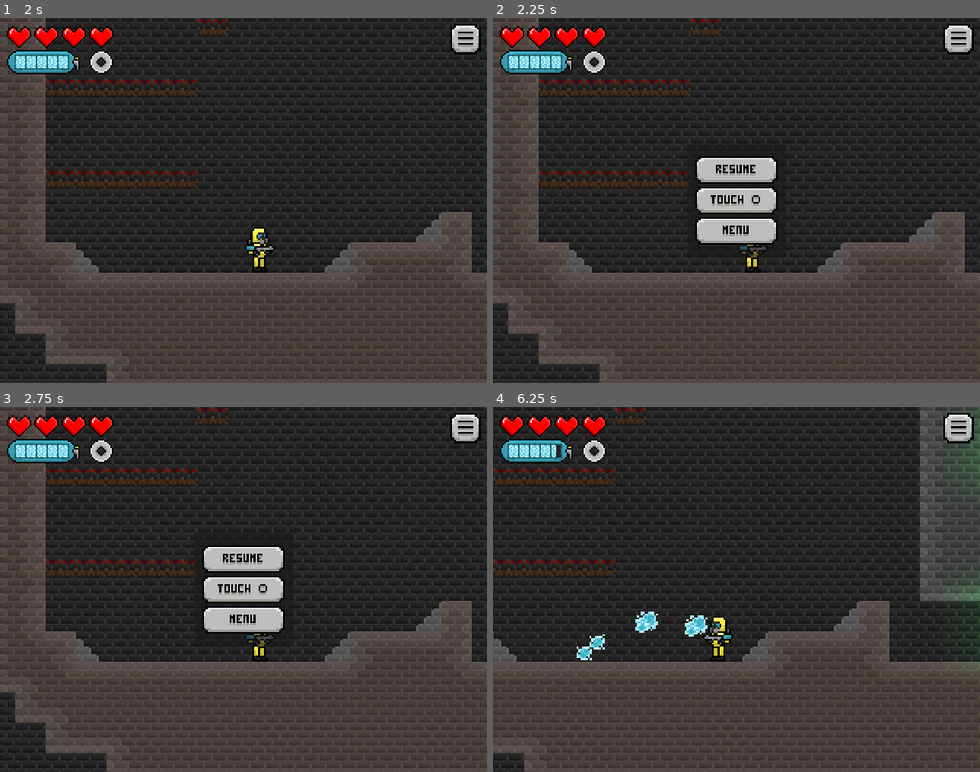
Above: before the commit, frames 1-4 (two rows, left to right).
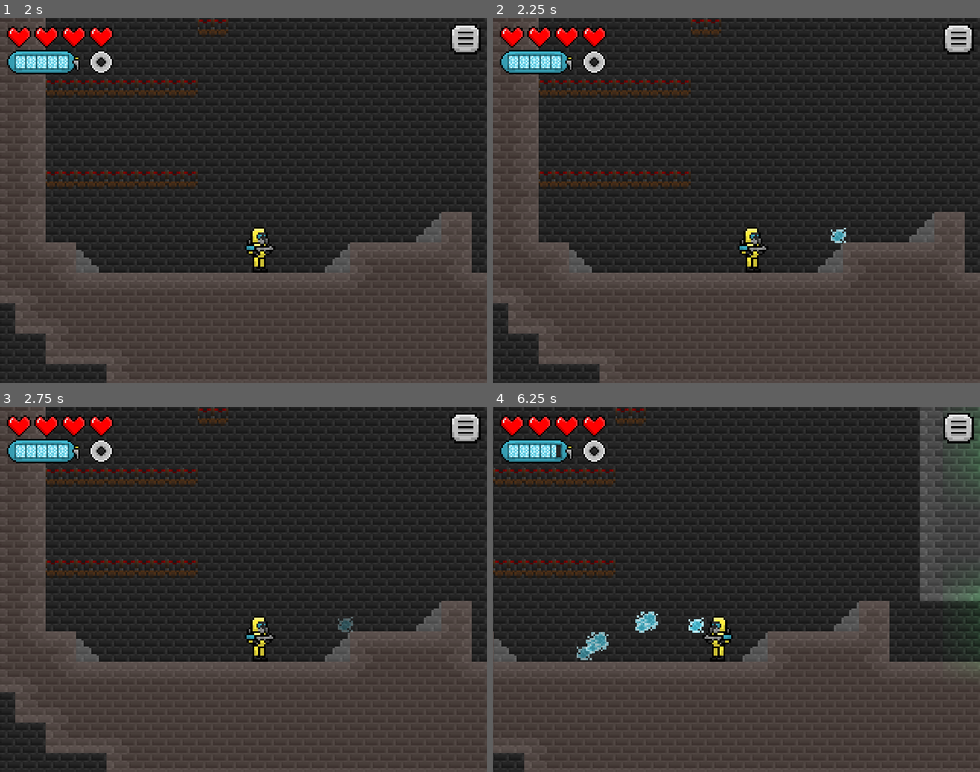
Above: after the commit, the same moments.

Repository: AllaOasis/GameJam2026
Game: Godot game, scene res://Assets/Scenes/main_menu.tscn
The game is run twice, just before and just after one commit, with the same random seed, the same clock (stepped at 60 frames per second) and the same inputs. The engine's default icon, where the game draws it, is replaced by a stand-in: a white triangle on a blue panel in a dark square.
Inputs (mouse positions are in pixels of both pictures, inside the frame that each line leads up to; where the layout moved, square brackets give the same spot in the first picture):
- Up to frame 1 (2 s): click (82, 91) at 0.5 s; click "LEVEL 1" at 1.25 s
- Up to frame 2 (2.25 s): click (960, 39) at 2 s
- Up to frame 3 (2.75 s): no input
- Up to frame 4 (6.25 s): click (960, 428) [736, 560] at 2.75 s; tap Enter at 3.5 s; move the mouse to (843, 571) at 3.52 s; hold D (Right) 3.53-4.25 s; tap Shift (Dash) at 3.6, 5.3 s; click (843, 571) at 3.67 s; tap Space (Jump) at 3.77, 4.07 s; tap E (Interact) at 3.8 s; drag from (639, 607) to (712, 662) at 4.27 s; move the mouse to (785, 509) at 5.02 s; hold A (Left) 5.03-5.75 s; hold Space (Jump) 5.03-5.75 s; drag from (712, 662) to (590, 534) at 5.77 s

Frame 1 is identical in both runs. In frame 2, 3.9% of the frame differs, in the area x 39-73%, y 37-66%; in frame 3, 3.9%; in frame 4, 0.6%.

Commit message:
Death and more

Diff:
--- a/Assets/GameObjects/Collectables/toxic_fragment.tscn
+++ b/Assets/GameObjects/Collectables/toxic_fragment.tscn
@@ -1,7 +1,7 @@
 [gd_scene format=3 uid="uid://cnmvu644aiehk"]
 
 [ext_resource type="Script" uid="uid://dwqygjyj3gaif" path="res://Scripts/Interactables/toxic_fragment.gd" id="1_w7xsn"]
-[ext_resource type="Texture2D" uid="uid://bp5lfr4n72sun" path="res://Textures/Enemy/Radioactive-Fragment.png" id="2_owlge"]
+[ext_resource type="Texture2D" uid="uid://bp5lfr4n72sun" path="res://Textures/Interactables/Radioactive-Fragment.png" id="2_owlge"]
 
 [sub_resource type="RectangleShape2D" id="RectangleShape2D_45v3f"]
 size = Vector2(12, 12)
--- a/Assets/GameObjects/Enemy/Enemy.tscn
+++ b/Assets/GameObjects/Enemy/Enemy.tscn
@@ -17,7 +17,7 @@
 
 [node name="Enemy" type="CharacterBody2D" unique_id=147339882 node_paths=PackedStringArray("sprite", "detect_area", "wall_check", "ground_check", "attack_area")]
 collision_layer = 4
-collision_mask = 129
+collision_mask = 145
 script = ExtResource("1_infww")
 sprite = NodePath("AnimatedSprite2D")
 detect_area = NodePath("DetectArea")
@@ -36,7 +36,7 @@
 
 [node name="DetectArea" type="Area2D" parent="." unique_id=1610331137]
 collision_layer = 0
-collision_mask = 2
+collision_mask = 18
 
 [node name="CollisionShape2D" type="CollisionShape2D" parent="DetectArea" unique_id=515673653]
 shape = SubResource("RectangleShape2D_jctj4")
--- a/Assets/GameObjects/Enemy/enemy.gd
+++ b/Assets/GameObjects/Enemy/enemy.gd
@@ -72,7 +72,7 @@
 	turn_timer = maxf(turn_timer - delta, 0.0)
 
 	# Choose Movement Direction
-	var chasing: bool = is_instance_valid(chase_target)
+	var chasing: bool = is_instance_valid(chase_target) and !GameData.is_player_dead
 
 	if chasing:
 		var distance_x: float = (
--- a/Assets/GameObjects/Foam/Foam.tscn
+++ b/Assets/GameObjects/Foam/Foam.tscn
@@ -9,7 +9,7 @@
 
 [node name="Foam" type="Area2D" unique_id=1980397966 node_paths=PackedStringArray("sprite")]
 collision_layer = 0
-collision_mask = 133
+collision_mask = 149
 script = ExtResource("1_pn14t")
 small_texture = ExtResource("2_3cx0f")
 medium_texture = ExtResource("3_3cx0f")
--- a/Assets/GameObjects/Foam/foam.gd
+++ b/Assets/GameObjects/Foam/foam.gd
@@ -46,7 +46,7 @@
 		global_position += velocity * delta
 
 	var percent = 1 - timer / lifetime;
-
+	sprite.modulate.a = percent
 
 
 func _on_body_entered(body: Node2D) -> void:
--- a/Assets/GameObjects/Machines/decontamination_machine_animations.tres
+++ b/Assets/GameObjects/Machines/decontamination_machine_animations.tres
@@ -1,6 +1,6 @@
 [gd_resource type="SpriteFrames" format=3 uid="uid://pj3d8c5fecf4"]
 
-[ext_resource type="Texture2D" uid="uid://dutxgwvnk1a68" path="res://Textures/Decontamination-Machine-Sheet.png" id="1_83o64"]
+[ext_resource type="Texture2D" uid="uid://dutxgwvnk1a68" path="res://Textures/Interactables/Decontamination-Machine-Sheet.png" id="1_83o64"]
 
 [sub_resource type="AtlasTexture" id="AtlasTexture_x03o1"]
 atlas = ExtResource("1_83o64")
--- a/Assets/GameObjects/Machines/foam_machine.tscn
+++ b/Assets/GameObjects/Machines/foam_machine.tscn
@@ -1,7 +1,7 @@
 [gd_scene format=3 uid="uid://wh1wwrkyrs7"]
 
 [ext_resource type="Script" uid="uid://conhb0adpql86" path="res://Scripts/Interactables/foam_machine.gd" id="1_5qcc7"]
-[ext_resource type="Texture2D" uid="uid://dkupm4mpqvq3" path="res://Textures/Tank-Restock.png" id="1_pqtsh"]
+[ext_resource type="Texture2D" uid="uid://dkupm4mpqvq3" path="res://Textures/Interactables/Tank-Restock.png" id="1_pqtsh"]
 
 [sub_resource type="RectangleShape2D" id="RectangleShape2D_np7a2"]
 size = Vector2(32, 32)
--- a/Assets/GameObjects/Player/player_frames.tres
+++ b/Assets/GameObjects/Player/player_frames.tres
@@ -180,7 +180,7 @@
 }],
 "loop": 0,
 "name": &"death",
-"speed": 5.0
+"speed": 10.0
 }, {
 "frames": [{
 "duration": 1.0,
--- a/Assets/Scenes/levels/movement_test.tscn
+++ b/Assets/Scenes/levels/movement_test.tscn
@@ -72,7 +72,12 @@
 [node name="Entities" type="Node" parent="World" unique_id=1516273730]
 
 [node name="Enemy" parent="World/Entities" unique_id=147339882 instance=ExtResource("12_ad3ke")]
+visible = false
 position = Vector2(606, 125)
+
+[node name="Enemy2" parent="World/Entities" unique_id=778196237 instance=ExtResource("12_ad3ke")]
+visible = false
+position = Vector2(504, 31)
 
 [node name="DecoreFront" type="TileMapLayer" parent="World" unique_id=1868352746]
 z_index = 10
--- a/Assets/TileSets/background_tile_set.tres
+++ b/Assets/TileSets/background_tile_set.tres
@@ -14,6 +14,16 @@
 [sub_resource type="TileSetAtlasSource" id="TileSetAtlasSource_l5m6e"]
 texture = ExtResource("2_j7dhq")
 0:0/0 = 0
+0:0/0/terrain_set = 0
+0:0/0/terrain = 1
+0:0/0/terrains_peering_bit/right_side = 1
+0:0/0/terrains_peering_bit/bottom_right_corner = 1
+0:0/0/terrains_peering_bit/bottom_side = 1
+0:0/0/terrains_peering_bit/bottom_left_corner = 1
+0:0/0/terrains_peering_bit/left_side = 1
+0:0/0/terrains_peering_bit/top_left_corner = 1
+0:0/0/terrains_peering_bit/top_side = 1
+0:0/0/terrains_peering_bit/top_right_corner = 1
 
 [sub_resource type="TileSetAtlasSource" id="TileSetAtlasSource_ihuie"]
 texture = ExtResource("1_j7dhq")
@@ -39,6 +49,8 @@
 terrain_set_0/mode = 0
 terrain_set_0/terrain_0/name = "Background"
 terrain_set_0/terrain_0/color = Color(0.5, 0.34375, 0.25, 1)
+terrain_set_0/terrain_1/name = "Background2"
+terrain_set_0/terrain_1/color = Color(0.5, 0.4375, 0.25, 1)
 sources/12 = SubResource("TileSetAtlasSource_ihuie")
 sources/0 = SubResource("TileSetAtlasSource_j7dhq")
 sources/1 = SubResource("TileSetAtlasSource_l5m6e")
--- a/Assets/UI/user_interface.tscn
+++ b/Assets/UI/user_interface.tscn
@@ -15,6 +15,9 @@
 [ext_resource type="Texture2D" uid="uid://n5nba62lmomn" path="res://Textures/UI/touch-on.png" id="7_xryph"]
 [ext_resource type="Texture2D" uid="uid://cekfx1ohbjuqp" path="res://Textures/UI/touch-off.png" id="8_fojfy"]
 [ext_resource type="Script" uid="uid://cl48x0pr8we8o" path="res://Scripts/UI/Buttons/SettingsToggleButton.gd" id="9_xryph"]
+[ext_resource type="Texture2D" uid="uid://daajrocfxsr7k" path="res://Textures/UI/Game-Over-Text.png" id="16_xdasw"]
+[ext_resource type="Texture2D" uid="uid://8qgjlvos5b6b" path="res://Textures/UI/Button/ButtonDown/Continue-Button.png" id="17_x3n41"]
+[ext_resource type="Texture2D" uid="uid://dfnf3gwnst7hk" path="res://Textures/UI/Button/Continue-Button-Clicked.png" id="18_kuv2s"]
 
 [sub_resource type="AtlasTexture" id="AtlasTexture_np7a2"]
 atlas = ExtResource("5_4x04t")
@@ -27,7 +30,7 @@
 [node name="UserInterface" type="CanvasLayer" unique_id=392176404]
 script = ExtResource("1_oxvhq")
 
-[node name="UIHandler" type="Control" parent="." unique_id=1208962041 node_paths=PackedStringArray("hearts_container", "dash_cooldown", "foam_tank", "pause_menu", "touch_controlls")]
+[node name="UIHandler" type="Control" parent="." unique_id=1208962041 node_paths=PackedStringArray("hearts_container", "dash_cooldown", "foam_tank", "pause_menu", "death_background", "death_text", "death_button", "pause_button", "touch_controlls")]
 process_mode = 3
 layout_mode = 3
 anchors_preset = 15
@@ -41,6 +44,12 @@
 dash_cooldown = NodePath("DashDisplay")
 foam_tank = NodePath("FoamDisplay")
 pause_menu = NodePath("PauseMenu")
+death_background = NodePath("DeathBackground")
+death_text = NodePath("DeathBackground/DeathText")
+death_button = NodePath("DeathBackground/DeathButton")
+animation_duration = 3.0
+initial_delay = 1.0
+pause_button = NodePath("PauseButton")
 touch_controlls = NodePath("AndroidInterface")
 metadata/_custom_type_script = "uid://cqptqrjy58rko"
 
@@ -64,7 +73,7 @@
 offset_bottom = 74.0
 texture = SubResource("AtlasTexture_82yni")
 
-[node name="ActionButton" type="TextureButton" parent="UIHandler" unique_id=1479259250]
+[node name="PauseButton" type="TextureButton" parent="UIHandler" unique_id=1479259250]
 layout_mode = 1
 anchors_preset = 1
 anchor_left = 1.0
@@ -164,3 +173,42 @@
 script = ExtResource("7_fojfy")
 level_path = "uid://bw0bsrvbkhlv8"
 metadata/_custom_type_script = "uid://b56qifb45ldel"
+
+[node name="DeathBackground" type="ColorRect" parent="UIHandler" unique_id=320039154]
+layout_mode = 1
+anchors_preset = 15
+anchor_right = 1.0
+anchor_bottom = 1.0
+grow_horizontal = 2
+grow_vertical = 2
+color = Color(0, 0, 0, 1)
+
+[node name="DeathText" type="TextureRect" parent="UIHandler/DeathBackground" unique_id=581673313]
+layout_mode = 1
+anchors_preset = 5
+anchor_left = 0.5
+anchor_right = 0.5
+offset_left = -240.0
+offset_top = 100.0
+offset_right = 240.0
+offset_bottom = 300.0
+grow_horizontal = 2
+texture = ExtResource("16_xdasw")
+stretch_mode = 5
+
+[node name="DeathButton" type="TextureButton" parent="UIHandler/DeathBackground" unique_id=1262847932]
+layout_mode = 1
+anchors_preset = 5
+anchor_left = 0.5
+anchor_right = 0.5
+offset_left = -100.0
+offset_top = 250.0
+offset_right = 100.0
+offset_bottom = 370.0
+grow_horizontal = 2
+texture_normal = ExtResource("17_x3n41")
+texture_pressed = ExtResource("18_kuv2s")
+stretch_mode = 5
+script = ExtResource("7_fojfy")
+level_path = "uid://dodyq4d6gm02c"
+metadata/_custom_type_script = "uid://b56qifb45ldel"
--- a/Scripts/Interactables/damage_area.gd
+++ b/Scripts/Interactables/damage_area.gd
@@ -40,6 +40,6 @@
 		return
 	player_controller.hazard_system.take_damage(damage_amount)
 
-func _process(delta: float) -> void:
+func _process(_delta: float) -> void:
 	if player_in_range:
 		_try_damage()
--- a/Scripts/Player/HazardSystem.gd
+++ b/Scripts/Player/HazardSystem.gd
@@ -97,16 +97,15 @@
 		health_changed.emit(current_health, max_health)
 
 func take_damage(amount: int) -> void:
-	print("Damage Attempt")
-	if damageImunity or amount <= 0 or damage_imunity_timer > 0:
+	if damageImunity or amount <= 0 or damage_imunity_timer > 0 or GameData.is_player_dead:
 		return
 
 	var previous_health: int = current_health
 
 	current_health = maxi(current_health - amount, 0)
 
-
 	if current_health < previous_health:
+		damage_imunity_timer = damage_imunity_time
 		health_regen_timer = health_regen_delay
 		health_regen_accumulator = 0.0
 		health_changed.emit(current_health, max_health)
--- a/Scripts/Player/PlayerController.gd
+++ b/Scripts/Player/PlayerController.gd
@@ -8,7 +8,98 @@
 
 var ground_tile_map: TileMapLayer
 
+# ============================================================
+# Config Data
+# ============================================================
+
+@export_category("Movement Controller")
+@export_subgroup("Movement")
+
+@export_range(0, 1000, 0.01, "hide_slider")
+var speed: float = 100.0
+
+@export_range(0, 10000, 0.01, "hide_slider")
+var acceleration: float = 1000.0
+
+@export_range(0, 10000, 0.01, "hide_slider")
+var deceleration: float = 800.0
+
+
+@export_subgroup("Jumping")
+
+@export_range(0, 1000, 0.01, "hide_slider")
+var jump_velocity: float = 200.0
+
+@export_range(0, 1, 0.01, "prefer_slider")
+var jump_buffer_time: float = 0.1
+
+@export_range(0, 1, 0.01, "prefer_slider")
+var coyote_time: float = 0.1
+
+@export_range(0, 1, 0.01, "prefer_slider")
+var jump_cut_multiplier: float = 0.5
+
+@export var double_jump: bool = true
+
+@export var wall_jump: bool = true
+
+@export var allow_double_and_wall_jump: bool = true
+
+@export var infinite_wall_jump: bool = false
+
+@export var infinite_double_jump: bool = false
+
+
+@export_subgroup("Dash")
+
+@export_range(0, 2000, 0.01, "hide_slider")
+var dash_speed: float = 250.0
+
+@export_range(0, 1, 0.01, "prefer_slider")
+var dash_time: float = 0.15
+
+@export_range(0, 60, 0.01, "prefer_slider")
+var dash_cooldown_time: float = 2.0
+
+@export_range(0, 1, 0.01, "prefer_slider")
+var dash_gravity_damping: float = 0.33
+
+@export var dash: bool = true
+
+
+@export_subgroup("Drop Through")
+
+@export var drop_through: bool = true
+@export var drop_through_time: float = 0.2
+
+
+# ============================================================
+# Runtime Data
+# ============================================================
+
+var jump_buffer_timer: float = 0.0
+var coyote_timer: float = 0.0
+
+var can_double_jump: bool = false
+var can_wall_jump: bool = false
+
+var can_dash: bool = true
+var dash_timer: float = 0.0
+var dash_cooldown_timer: float = 0.0
+
+var drop_through_timer: float = 0.0
+
+var current_ground_type: String = ""
+var current_ground_drop_through: bool = false
+
+# 1.0 = facing right
+# -1.0 = facing left
+var orientation: float = 1.0
+
+
 func _ready() -> void:
+	GameData.is_player_dead = false
+
 	if !player:
 		push_error("PlayerController: Missing Player Reference!")
 		push_warning("PlayerController: Disabling Movement Controller.")
@@ -149,91 +240,3 @@
 		and current_ground_drop_through
 		and player.is_on_floor()
 	)
-
-# ============================================================
-# Config Data
-# ============================================================
-
-@export_category("Movement Controller")
-@export_subgroup("Movement")
-
-@export_range(0, 1000, 0.01, "hide_slider")
-var speed: float = 100.0
-
-@export_range(0, 10000, 0.01, "hide_slider")
-var acceleration: float = 1000.0
-
-@export_range(0, 10000, 0.01, "hide_slider")
-var deceleration: float = 800.0
-
-
-@export_subgroup("Jumping")
-
-@export_range(0, 1000, 0.01, "hide_slider")
-var jump_velocity: float = 200.0
-
-@export_range(0, 1, 0.01, "prefer_slider")
-var jump_buffer_time: float = 0.1
-
-@export_range(0, 1, 0.01, "prefer_slider")
-var coyote_time: float = 0.1
-
-@export_range(0, 1, 0.01, "prefer_slider")
-var jump_cut_multiplier: float = 0.5
-
-@export var double_jump: bool = true
-
-@export var wall_jump: bool = true
-
-@export var allow_double_and_wall_jump: bool = true
-
-@export var infinite_wall_jump: bool = false
-
-@export var infinite_double_jump: bool = false
-
-
-@export_subgroup("Dash")
-
-@export_range(0, 2000, 0.01, "hide_slider")
-var dash_speed: float = 250.0
-
-@export_range(0, 1, 0.01, "prefer_slider")
-var dash_time: float = 0.15
-
-@export_range(0, 60, 0.01, "prefer_slider")
-var dash_cooldown_time: float = 2.0
-
-@export_range(0, 1, 0.01, "prefer_slider")
-var dash_gravity_damping: float = 0.33
-
-@export var dash: bool = true
-
-
-@export_subgroup("Drop Through")
-
-@export var drop_through: bool = true
-@export var drop_through_time: float = 0.2
-
-
-# ============================================================
-# Runtime Data
-# ============================================================
-
-var jump_buffer_timer: float = 0.0
-var coyote_timer: float = 0.0
-
-var can_double_jump: bool = false
-var can_wall_jump: bool = false
-
-var can_dash: bool = true
-var dash_timer: float = 0.0
-var dash_cooldown_timer: float = 0.0
-
-var drop_through_timer: float = 0.0
-
-var current_ground_type: String = ""
-var current_ground_drop_through: bool = false
-
-# 1.0 = facing right
-# -1.0 = facing left
-var orientation: float = 1.0
--- a/Scripts/UI/UIHandler.gd
+++ b/Scripts/UI/UIHandler.gd
@@ -17,8 +17,20 @@
 @export_subgroup("Menus")
 @export var pause_menu: Node
 
+@export_subgroup("Death Animation")
+@export var death_background: CanvasItem
+@export var death_text: CanvasItem
+@export var death_button: CanvasItem
+@export var animation_duration: float = 2
+@export var initial_delay: float = 1.5
+
 @export_subgroup("Android & Touch")
+@export var pause_button: Node
 @export var touch_controlls: Node;
+
+var death_background_timer: float = 0
+var death_text_timer: float = 0
+var death_button_timer: float = 0
 
 
 
@@ -63,12 +75,15 @@
 		player_controller.hazard_system.toxin_level_changed.connect(_on_toxin_level_changed)
 
 	create_hearts()
-
-	call_deferred(
-		"update_hearts",
-		player_controller.hazard_system.current_health,
-		player_controller.hazard_system.max_health
-	)
+	call_deferred("update_hearts", player_controller.hazard_system.current_health, player_controller.hazard_system.max_health)
+
+	GameData.player_death.connect(player_death)
+
+	death_background.modulate.a = 0
+	death_button.modulate.a = 0
+	death_text.modulate.a = 0
+
+
 
 func create_hearts() -> void:
 	# Remove existing hearts.
@@ -144,6 +159,20 @@
 	)
 
 func _process(_delta: float) -> void:
+	if GameData.is_player_dead:
+		if initial_delay <= 0:
+			if death_background_timer > 0:
+				death_background.modulate.a = clampf(1.0 - death_background_timer / (animation_duration / 3.0), 0.0, 1.0)
+				death_background_timer -= _delta
+			elif death_text_timer > 0:
+				death_text.modulate.a = clampf(1.0 - death_text_timer / (animation_duration / 3.0), 0.0, 1.0)
+				death_text_timer -= _delta
+			elif death_button_timer > 0:
+				death_button.modulate.a = clampf(1.0 - death_button_timer / (animation_duration / 3.0), 0.0, 1.0)
+				death_button_timer -= _delta
+		initial_delay -= _delta
+		return
+
 	if Input.is_action_just_pressed("Pause"):
 		PauseManager.toggle_pause()
 
@@ -162,3 +191,15 @@
 
 	process_texture(dash_cooldown, 21, player_controller.dash_cooldown_time, player_controller.dash_cooldown_timer, 16, 16)
 	process_texture(foam_tank, 31, player_controller.foam_canon.max_foam, player_controller.foam_canon.current_foam, 48, 16)
+
+func player_death(death: bool) -> void:
+	if death:
+		pause_button.hide()
+		pause_menu.hide()
+		death_background.show()
+		death_button.show()
+		death_text.show()
+
+		death_background_timer = animation_duration / 3
+		death_button_timer = animation_duration / 3
+		death_text_timer = animation_duration / 3
Renamed: Textures/Decontamination-Airlock-BACK.png -> Textures/Interactables/Decontamination-Airlock-BACK.png
Not shown, changed: Textures/Interactables/Decontamination-Airlock-BACK.png.import
Renamed: Textures/Decontamination-Airlock-FRONT.png -> Textures/Interactables/Decontamination-Airlock-FRONT.png
Not shown, changed: Textures/Interactables/Decontamination-Airlock-FRONT.png.import
Renamed: Textures/Decontamination-Machine-Sheet.png -> Textures/Interactables/Decontamination-Machine-Sheet.png
Not shown, changed: Textures/Interactables/Decontamination-Machine-Sheet.png.import
Renamed: Textures/Enemy/Radioactive-Fragment.png -> Textures/Interactables/Radioactive-Fragment.png
Not shown, changed: Textures/Interactables/Radioactive-Fragment.png.import
Renamed: Textures/Radioactive-Mist-Sheet.png -> Textures/Interactables/Radioactive-Mist-Sheet.png
Not shown, changed: Textures/Interactables/Radioactive-Mist-Sheet.png.import
Renamed: Textures/Radioactive-Pool-Medium.png -> Textures/Interactables/Radioactive-Pool-Medium.png
Not shown, changed: Textures/Interactables/Radioactive-Pool-Medium.png.import
(and 4 more such lines)
